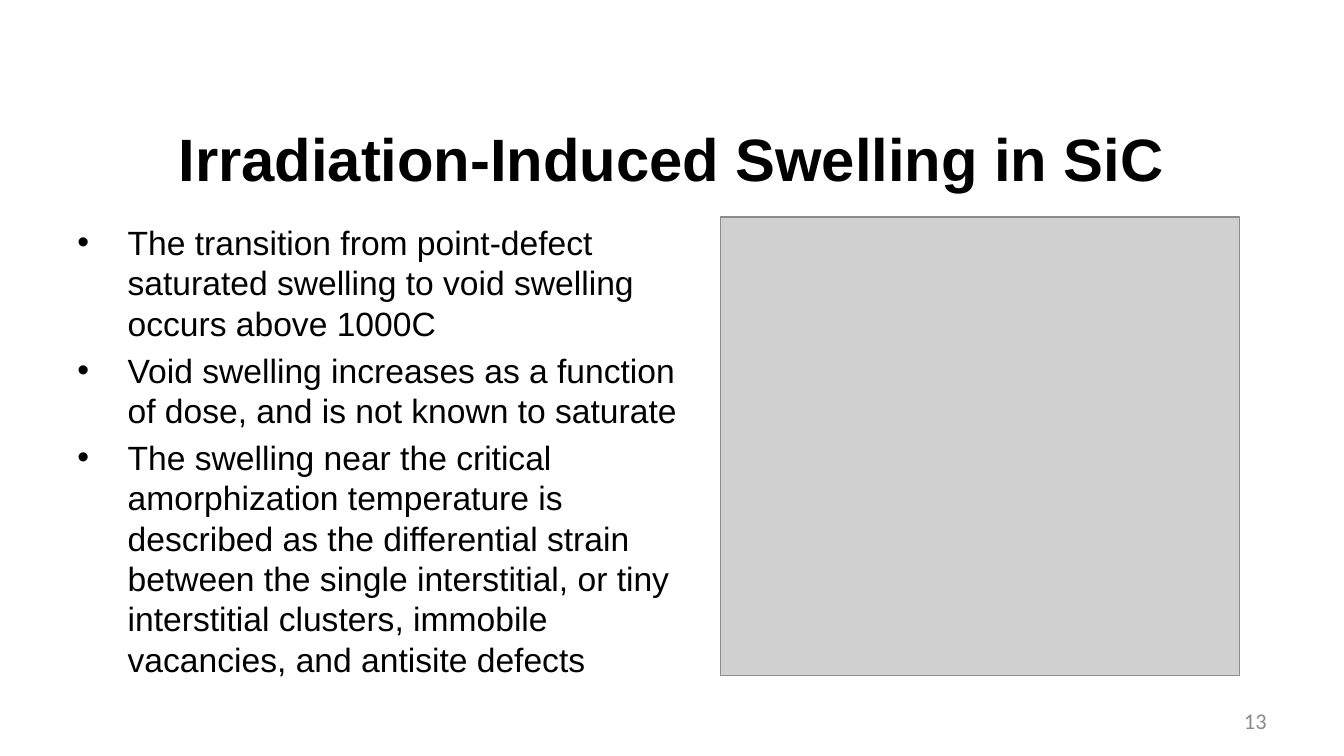
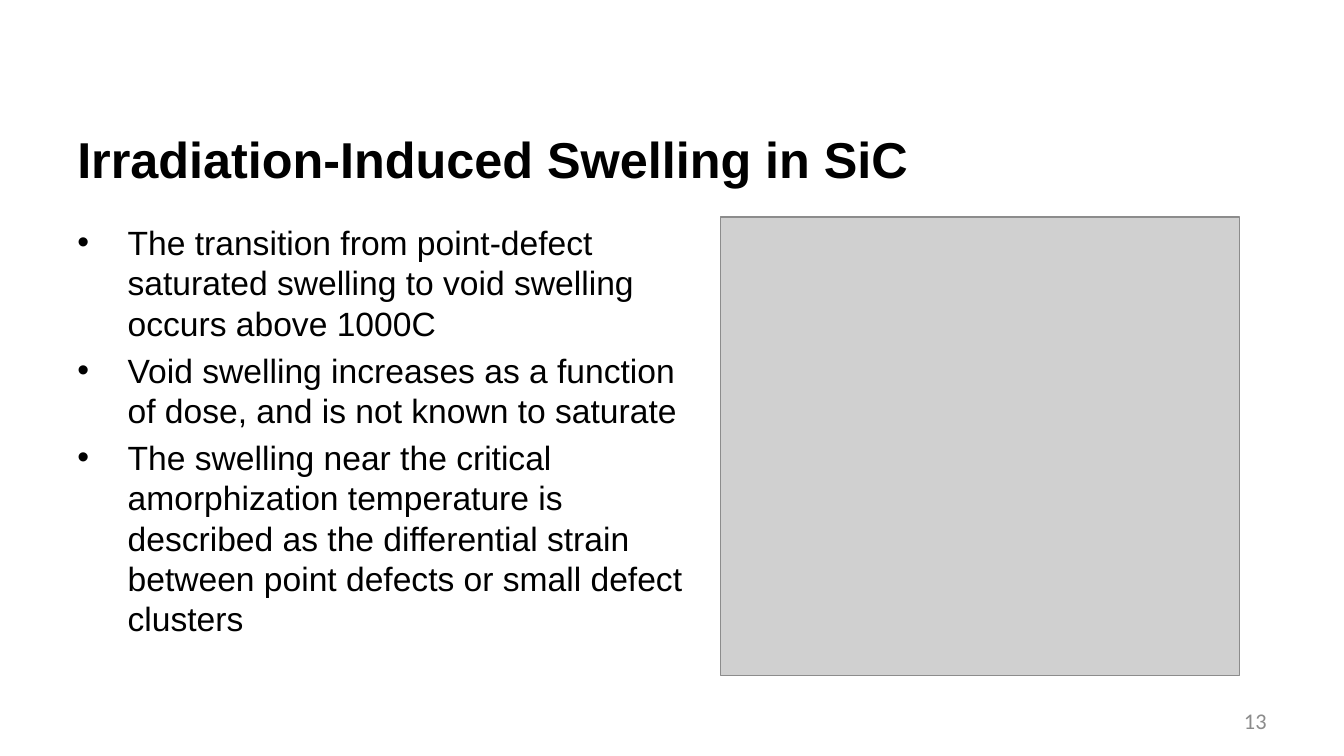
Before and after one commit to benbeeler/TEACHING, a slide deck: slide 13 of Advanced Reactor Materials/Fall2025/Lec4_TRISO.pptx. Drawn at 1344x756 pixels with LibreOffice and Linux fonts; fonts in the diff are those of the drawing; grey boxes stand for pictures; background and template pictures are left out. Boxes give left, top, right and bottom in pixels: in the first picture for what was removed or moved away, otherwise in the second. Text is boxed around its words. In the diff, an @@ line names an element or a change of style, - is before the commit and + after.

```diff
--- a/Advanced Reactor Materials/Fall2025/Lec4_TRISO.pptx
+++ b/Advanced Reactor Materials/Fall2025/Lec4_TRISO.pptx
@@ title "Irradiation-Induced Swelling in SiC" at (x1=77, y1=141, x2=908, y2=188): size 42.7 to 36 pt; alignment centre to left @@
@@ text at (x1=128, y1=445, x2=682, y2=632): text changed @@
-• The swelling near the critical amorphization temperature is described as the differential strain between the single interstitial, or tiny interstitial clusters, immobile vacancies, and antisite defects
+• The swelling near the critical amorphization temperature is described as the differential strain between point defects or small defect clusters
```
Also in this commit, not shown: 17 other slides changed, 1 slide added, 14 slides removed, 5 other files.
